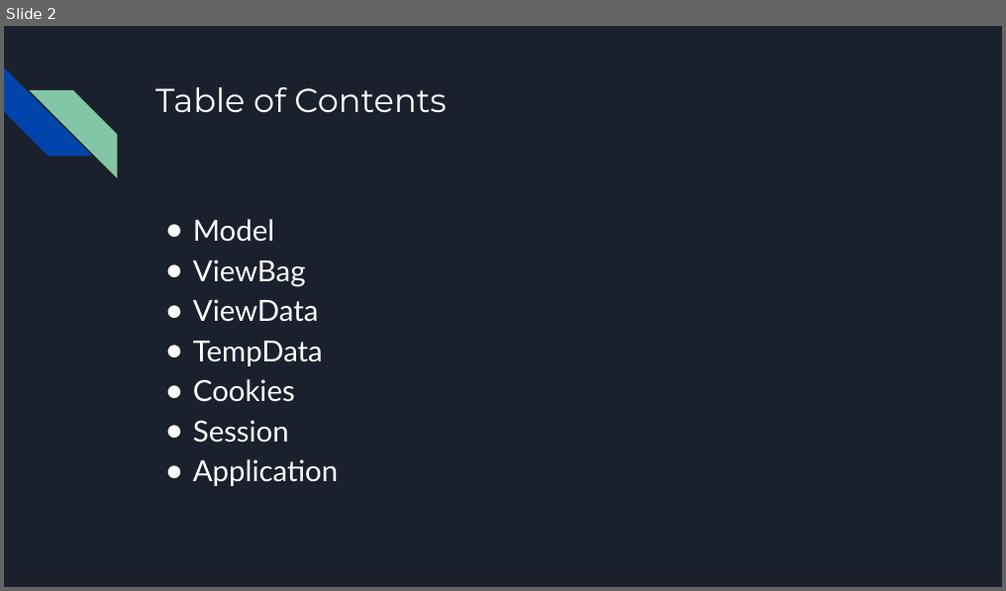
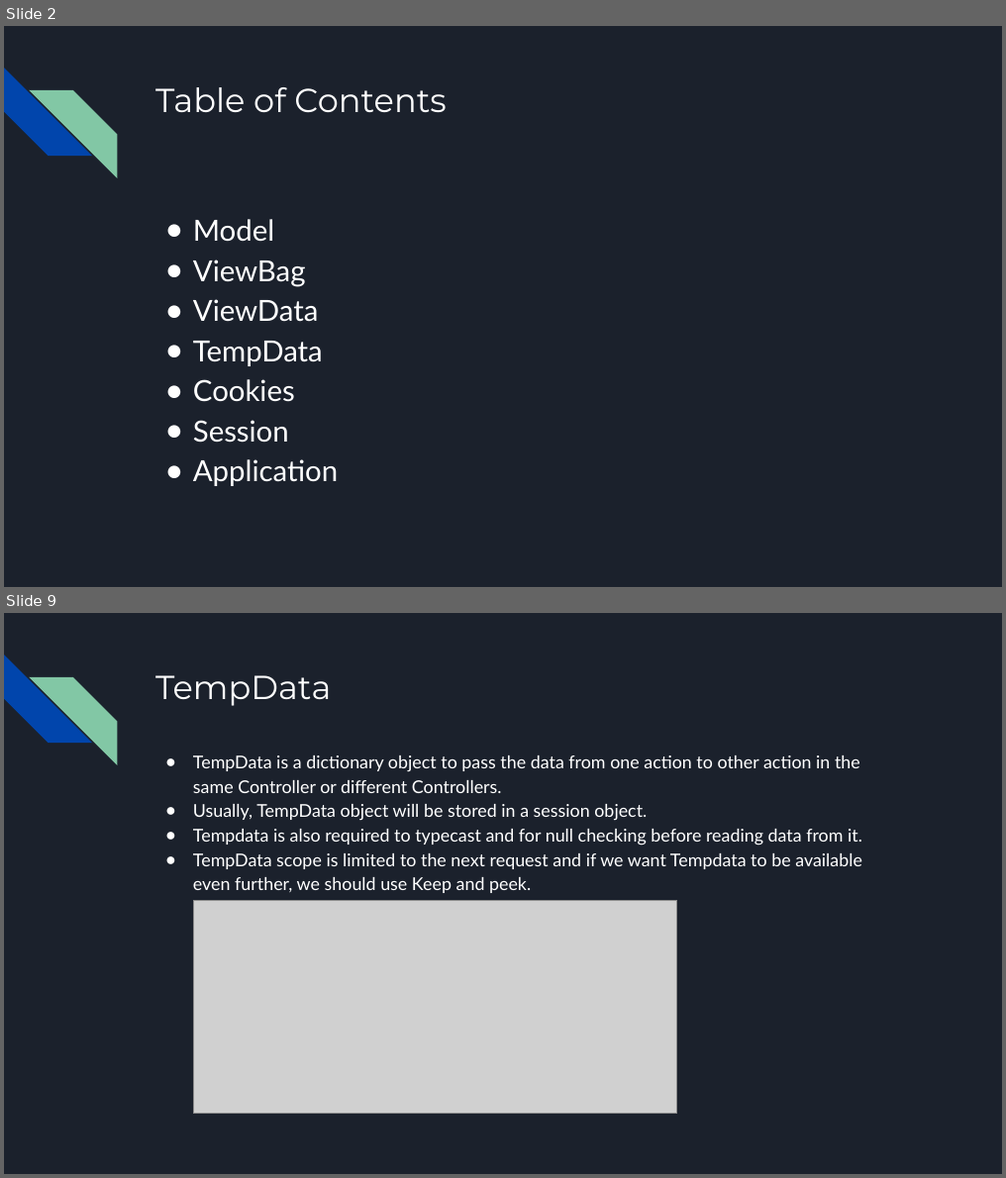
Before and after one commit to bulhard/Web-Programming, a slide deck: 00 Presentations/08 Storing Temporary Data.pptx. Shown one above the other, each under a label of ours: slide 2 before the commit, slides 2 and 9 after it; the slides between them are not shown. The pictures are 1006x591 and 1006x1178 pixels, drawn with LibreOffice and Linux fonts; fonts in the diff are those of the drawing; grey boxes stand for pictures. Boxes give left, top, right and bottom in pixels: in the first picture for what was removed or moved away, otherwise in the second. Text is boxed around its words. In the diff, an @@ line names an element or a change of style, - is before the commit and + after.

```diff
--- a/00 Presentations/08 Storing Temporary Data.pptx
+++ b/00 Presentations/08 Storing Temporary Data.pptx
@@ slide 9 added at box(4, 613, 1002, 1174), background #1B212C; not listed: 2 template elements that a slide beside it also shows @@
@@ title added at box(155, 675, 331, 706), 32 pt, text #FFFFFF @@
+TempData
@@ text added at box(193, 756, 862, 893), 17 pt, text #FFFFFF @@
+● TempData is a dictionary object to pass the data from one action to other action in the same Controller or different Controllers.
+● Usually, TempData object will be stored in a session object.
+● Tempdata is also required to typecast and for null checking before reading data from it.
+● TempData scope is limited to the next request and if we want Tempdata to be available even further, we should use Keep and peek.
@@ picture added at box(193, 900, 677, 1114) @@
```
Also in this commit, not shown: 2 slides changed, 15 other slides added, 1 slide removed, 7 other files.
